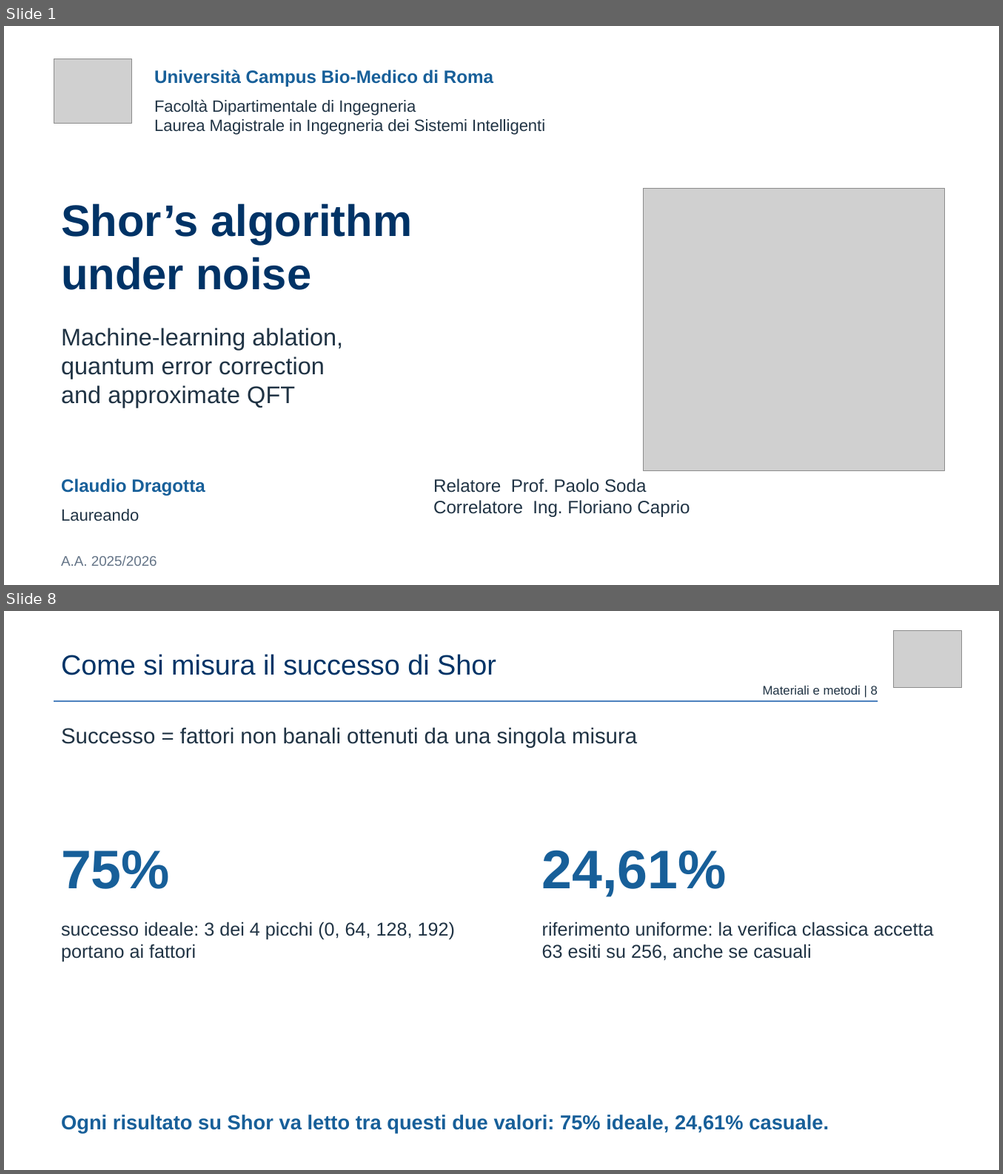
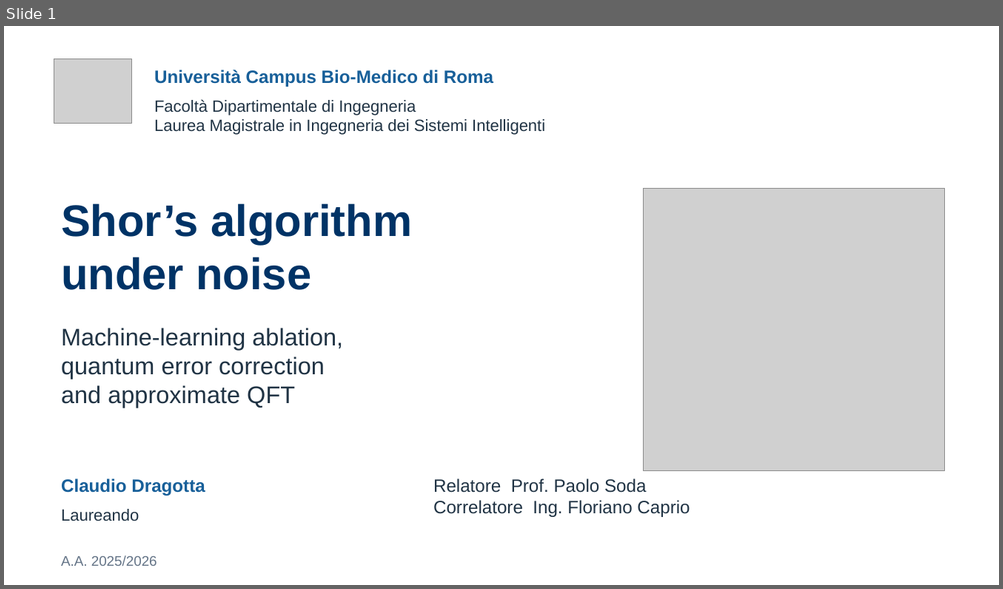
Before and after one commit to claudio-dragotta/shor-nisq-qec-thesis, a slide deck: presentazione/Dragotta Claudio - VERSIONE AGGIORNATA.pptx. Shown one above the other, each under a label of ours: slides 1 and 8 before the commit, slide 1 after it; the slides between them are not shown. The pictures are 1003x1174 and 1003x589 pixels, drawn with LibreOffice and Linux fonts; fonts in the diff are those of the drawing; grey boxes stand for pictures. Boxes give left, top, right and bottom in pixels: in the first picture for what was removed or moved away, otherwise in the second. Text is boxed around its words. In the diff, an @@ line names an element or a change of style, - is before the commit and + after.

```diff
--- a/presentazione/Dragotta Claudio - VERSIONE AGGIORNATA.pptx
+++ b/presentazione/Dragotta Claudio - VERSIONE AGGIORNATA.pptx
@@ slide 8 removed at (4, 611, 999, 1170), background #FFFFFF @@
@@ picture removed at (893, 631, 962, 688) @@
@@ text removed at (61, 654, 496, 675) @@
-Come si misura il successo di Shor
@@ text removed at (762, 686, 877, 695) @@
-Materiali e metodi | 8
@@ rectangle removed at (54, 701, 878, 702) @@
@@ text removed at (61, 727, 637, 748) @@
-Successo = fattori non banali ottenuti da una singola misura
@@ text removed at (61, 851, 170, 889) @@
-75%
@@ text removed at (542, 850, 726, 897) @@
-24,61%
@@ text removed at (61, 922, 455, 963) @@
-successo ideale: 3 dei 4 picchi (0, 64, 128, 192) portano ai fattori
@@ text removed at (542, 922, 933, 961) @@
-riferimento uniforme: la verifica classica accetta 63 esiti su 256, anche se casuali
@@ text removed at (61, 1115, 828, 1133) @@
-Ogni risultato su Shor va letto tra questi due valori: 75% ideale, 24,61% casuale.
```
Also in this commit, not shown: 13 slides changed, 6 other slides removed, 29 other files.
